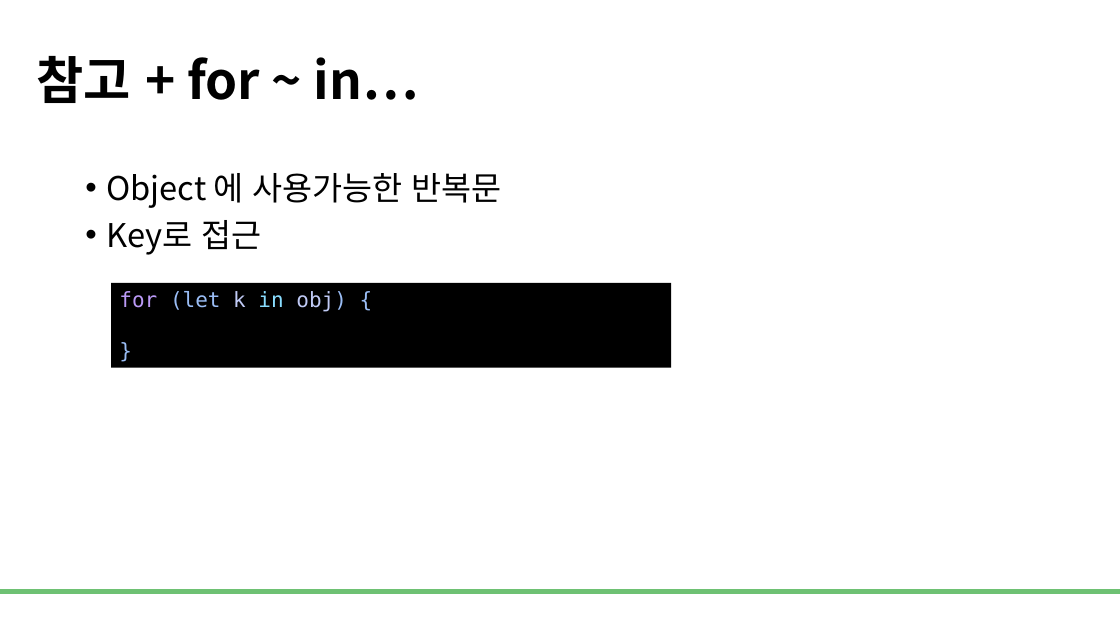
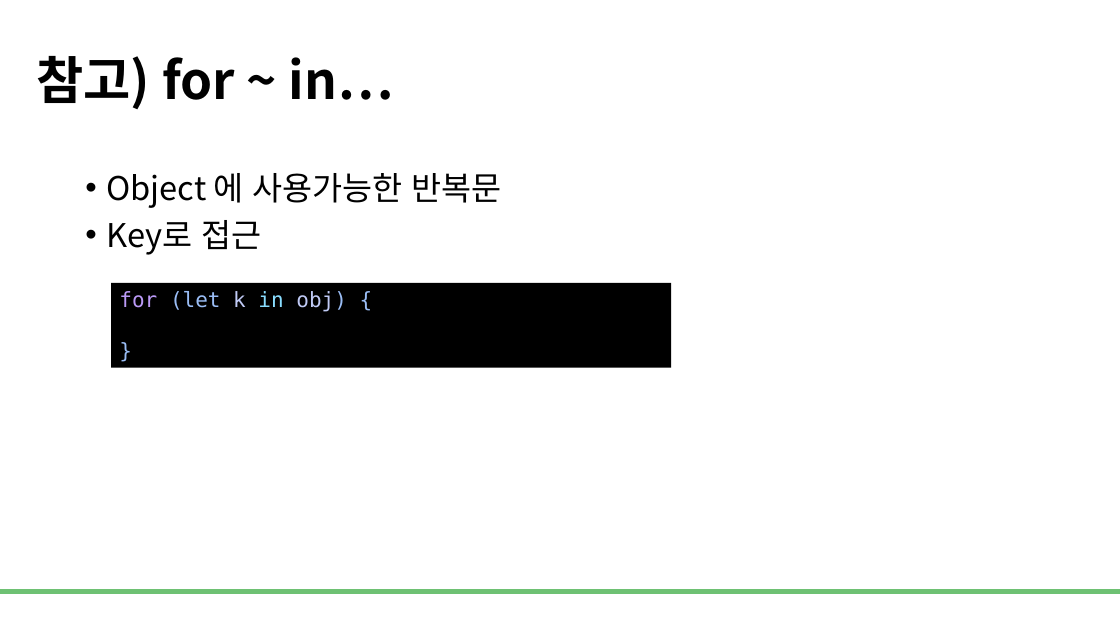
Before and after one commit to DevDamon0527/SeSAC_Yeongdeungpo_Campus_6th, a slide deck: slide 17 of material/[SeSAC_YDP_6] 04_4_Javascript.pptx. Drawn at 1120x630 pixels with LibreOffice and Linux fonts; fonts in the diff are those of the drawing; background and template pictures are left out. Boxes give left, top, right and bottom in pixels: in the first picture for what was removed or moved away, otherwise in the second. Text is boxed around its words. In the diff, an @@ line names an element or a change of style, - is before the commit and + after.

```diff
--- a/material/[SeSAC_YDP_6] 04_4_Javascript.pptx
+++ b/material/[SeSAC_YDP_6] 04_4_Javascript.pptx
@@ title at (36,56,394,109): text changed @@
-참고 + for ~ in…
+참고) for ~ in…
```
Also in this commit, not shown: 5 other slides changed, 7 other files.
